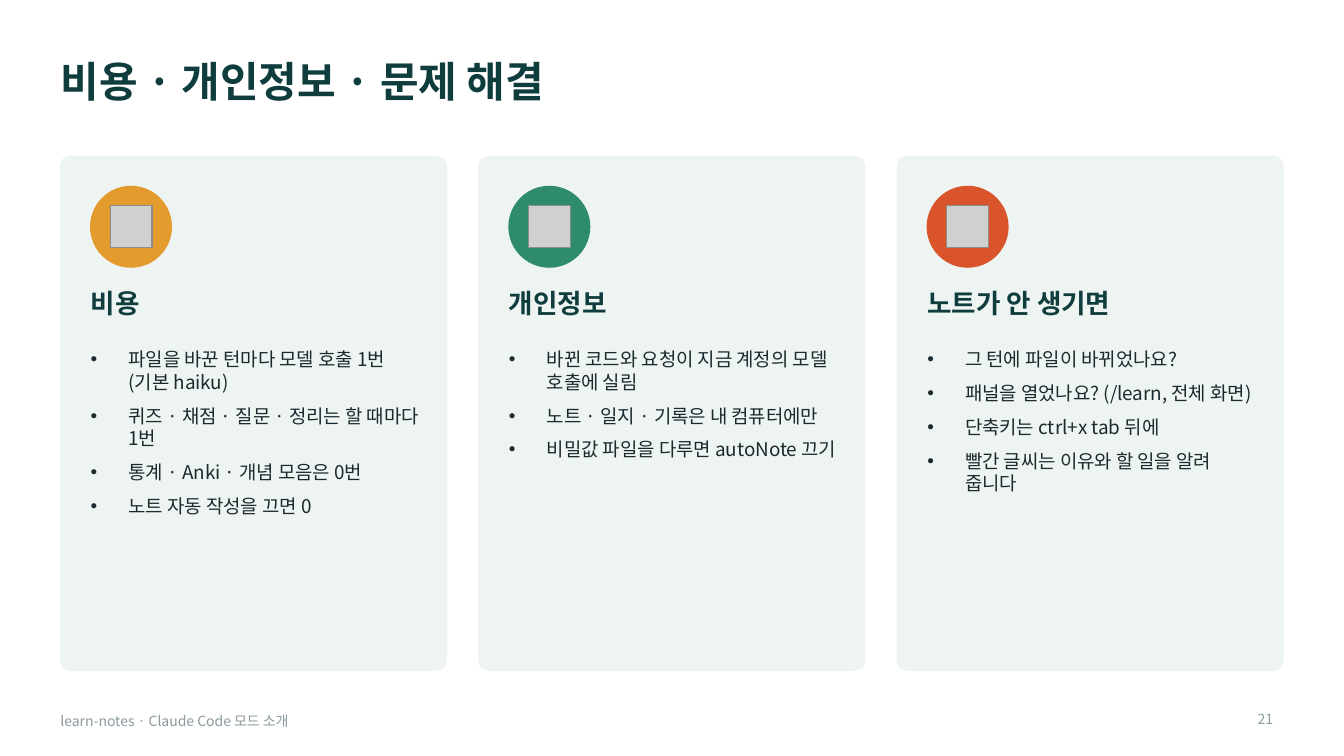
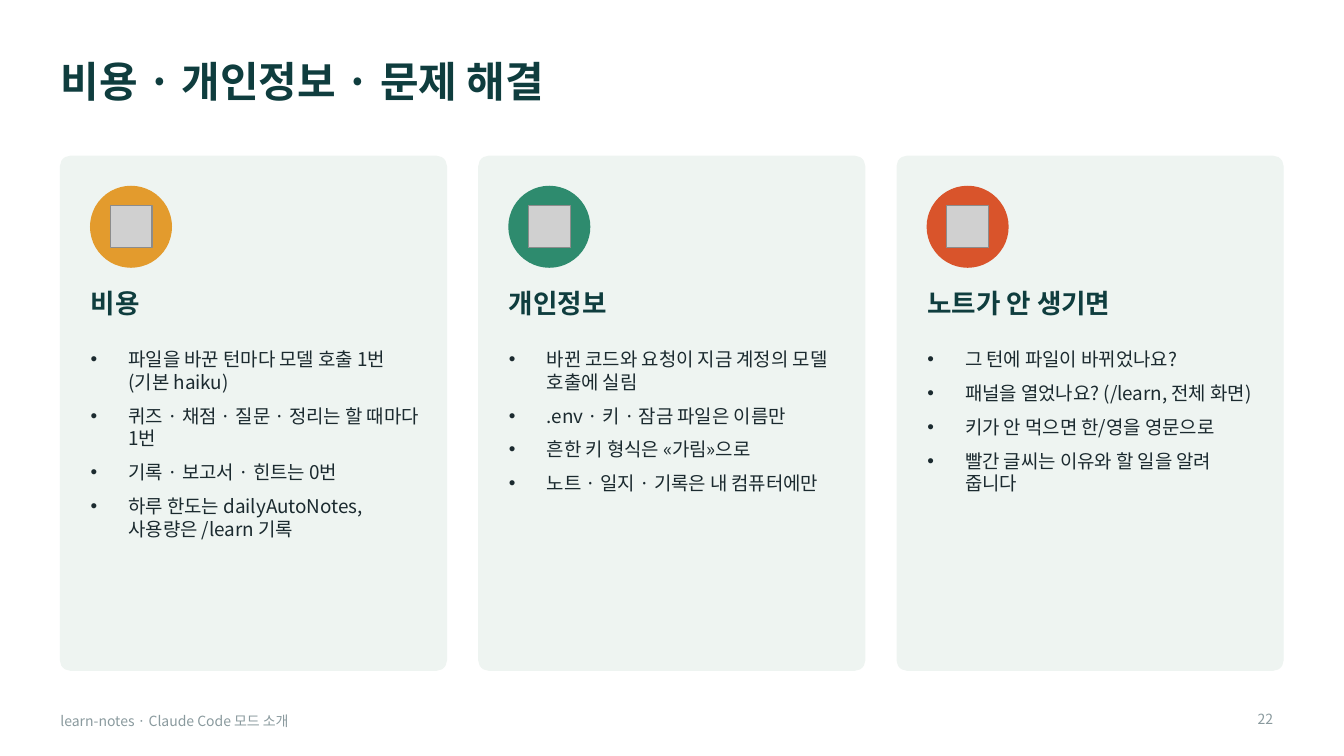
Before and after one commit to Owen-YC/learn-notes, a slide deck: slide 22 of docs/team/learn-notes-intro.pptx (slide 21 before the commit). Drawn at 1344x756 pixels with LibreOffice and Linux fonts; fonts in the diff are those of the drawing; grey boxes stand for pictures. Boxes give left, top, right and bottom in pixels: in the first picture for what was removed or moved away, otherwise in the second. Text is boxed around its words. In the diff, an @@ line names an element or a change of style, - is before the commit and + after.

```diff
--- a/docs/team/learn-notes-intro.pptx
+++ b/docs/team/learn-notes-intro.pptx
@@ text at (547,407,786,458): paragraphs added @@
+• .env · 키 · 잠금 파일은 이름만
+• 흔한 키 형식은 «가림»으로
@@ text at (965,418,1214,438): text changed @@
-• 단축키는 ctrl+x tab 뒤에
+• 키가 안 먹으면 한/영을 영문으로
@@ text at (547,440,837,458): paragraph removed @@
-• 비밀값 파일을 다루면 autoNote 끄기
@@ text at (128,463,362,540): text changed @@
-• 통계 · Anki · 개념 모음은 0번
-• 노트 자동 작성을 끄면 0
+• 기록 · 보고서 · 힌트는 0번
+• 하루 한도는 dailyAutoNotes, 사용량은 /learn 기록
@@ page number at (1258,713,1274,724): text changed @@
-21
+22
```
Also in this commit, not shown: 12 other slides changed, 2 slides added, 1 slide removed, 13 other files.
